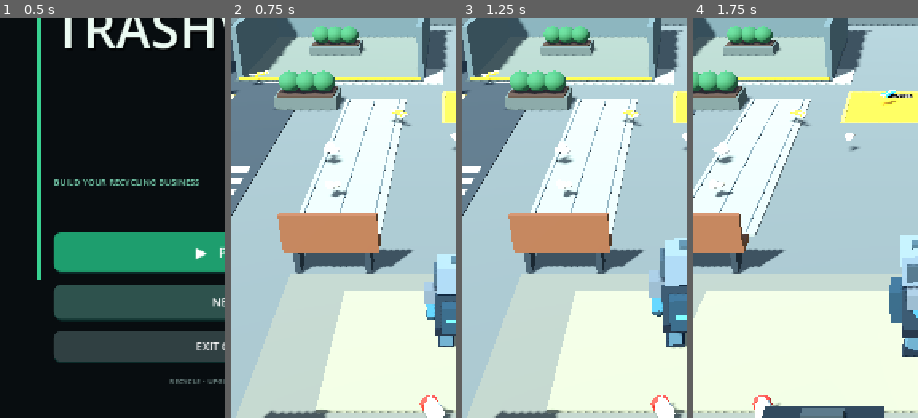
Above: before the commit, frames 1-4 (left to right).
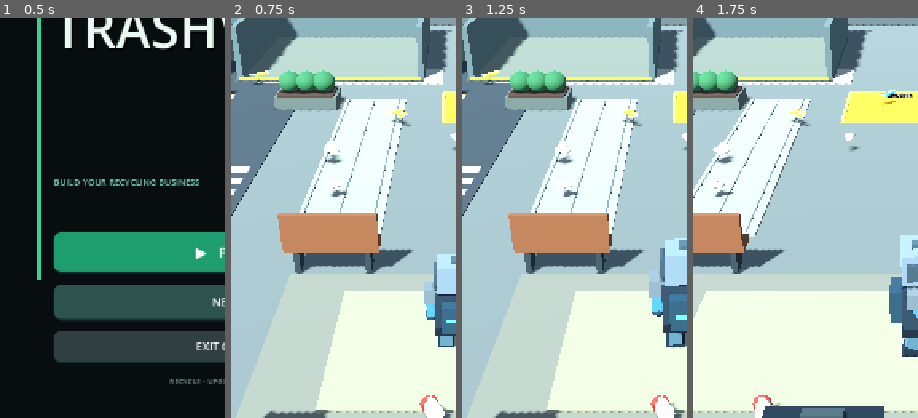
Above: after the commit, the same moments.

Repository: zekainstabot/trash-empire
Game: Godot game, scene res://Scenes/Main.tscn
The game is run twice, just before and just after one commit, with the same random seed, the same clock (stepped at 60 frames per second) and the same inputs.
Inputs (mouse positions are % of the whole screen's width and height, from its top left):
- Up to frame 1 (0.5 s): no input
- Up to frame 2 (0.75 s): click "▶ PLAY" at 0.5 s
- Up to frame 3 (1.25 s): no input
- Up to frame 4 (1.75 s): move the mouse to (72, 45) at 1.27 s; hold D (move_right) from 1.28 s (still down); click (72, 45) at 1.42 s
The pictures show only the part of the screen within x 0-50%, y 20-70%; the shares and areas given below are measured in that part.

Frame 1 is identical in both runs. In frame 2, 1.6% of the frame differs, in the area x 34-60%, y 2-10%; in frame 3, 1.6%; in frame 4, 1.6%, in the area x 13-40%, y 2-10%.

Commit message:
Clear depot landscaping and ensure municipal truck drives in on startup

Diff:
--- a/Scripts/main.gd
+++ b/Scripts/main.gd
@@ -328,7 +328,7 @@
 	for x in [-3.72, -2.85, -1.98]:
 		_box("WalkwayPaverJoint", Vector3(x, 0.075, -2.2), Vector3(0.035, 0.012, 9.8), Color(0.29, 0.33, 0.32), false)
 	# Raised planters, shrubs and low decorative edging.
-	for pos in [Vector3(-5.1, 0, -13.6), Vector3(-5.1, 0, -6.8), Vector3(2.2, 0, 10.5), Vector3(5.4, 0, 10.5)]:
+	for pos in [Vector3(-5.1, 0, -6.8), Vector3(2.2, 0, 10.5), Vector3(5.4, 0, 10.5)]:
 		_box("PlanterBase", pos + Vector3(0, 0.22, 0), Vector3(2.1, 0.44, 1.25), Color(0.30, 0.34, 0.31), true)
 		_box("PlanterSoil", pos + Vector3(0, 0.46, 0), Vector3(1.92, 0.08, 1.08), Color(0.24, 0.18, 0.12), false)
 		for shrub_x in [-0.58, 0.0, 0.58]:
@@ -1136,8 +1136,11 @@
 	drone_level = 0
 	dispatch_upgrade_level = 0
 	city_truck_upgrade_level = 0
-	city_truck_phase = 3
+	city_truck_phase = 0
 	city_truck_timer = 0.0
+	if is_instance_valid(city_truck):
+		city_truck.position = city_truck_start
+		city_truck.rotation.y = 0.0
 	fleet_upgrade_level = 0
 	truck_capacity_upgrade_level = 0
 	packaging_upgrade_level = 0
@@ -2295,6 +2298,8 @@
 	city_truck = Node3D.new()
 	city_truck.name = "MunicipalGarbageTruck"
 	city_truck.position = city_truck_start
+	city_truck_phase = 0
+	city_truck_timer = 0.0
 	add_child(city_truck)
 	_city_truck_box("TruckChassis", Vector3(0, 0.72, 0), Vector3(2.0, 0.35, 3.5), Color(0.12, 0.16, 0.17))
 	_city_truck_box("TruckCab", Vector3(0, 1.35, -1.12), Vector3(1.85, 1.25, 1.25), Color(0.88, 0.66, 0.13))
